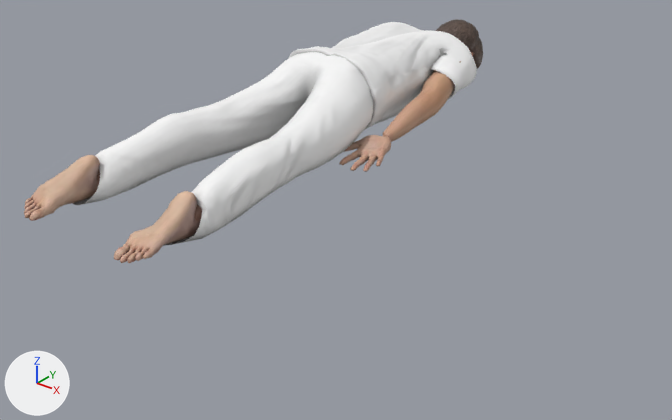
One commit to the glTF model public/models/back/patient.glb: the scene before it, then after it.
One viewpoint serves both versions: a camera (50 mm lens) standing at (1.67, -2.54, 1.84) and looking at (-0.13, -0.29, 0.45). Arrows for +X, +Y and +Z are at lower left; the lights stay in place. The older version comes first. Where no turn or scale is listed for an object, it has been applied to the vertices. Vertices at exactly the same position are counted once.

In view in the first picture: 'back_patient_hair', 'back_patient_pants', 'back_patient_shirt', 'back_patient_skin'.
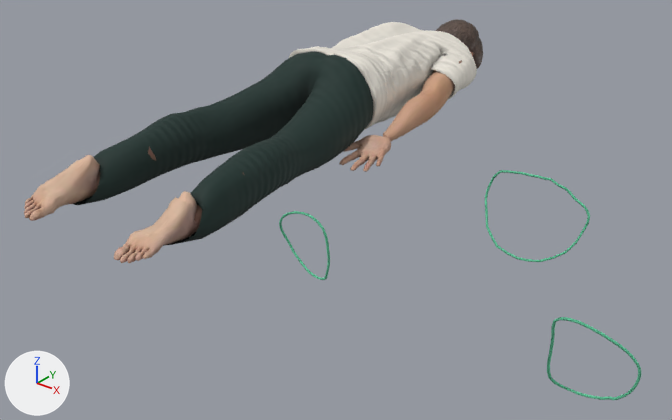
Pixel boxes (x1, y1, x2, y2) of what changed, in the pictures (672 x 420 px; the box of a moved part takes in the faces that stretch with it):
'back_patient_pants', surface changed, moved (darker)
    before: (73, 52, 373, 246)
    after: (74, 52, 373, 246)
'back_patient_skin', reshaped
    before: (24, 52, 473, 263)
    after: (24, 50, 473, 263)
'back_patient_shirt', surface changed, moved
    both: (289, 22, 477, 130)
'back_tailored_hem', added
    after: (279, 170, 641, 400)
part 1 of me_back_patient_skin, moved or reshaped
    before: (25, 155, 202, 263)
    after: (25, 147, 244, 262)
part 2 of me_back_patient_skin, moved or reshaped
    before: (340, 80, 434, 172)
    after: (339, 80, 435, 172)

Patch to the scene script:
```diff
--- a/public/models/back/patient.glb.py
+++ b/public/models/back/patient.glb.py
@@ mat_back_pants @@
 mat_back_pants = bpy.data.materials.new('back.pants')
-# nodes: BsdfPrincipled, NormalMap, OutputMaterial, TexImage x2
-# uses the picture img_back_patient_cloth
-# uses the picture img_male_casualsuit06_normal
+# nodes: BsdfPrincipled, Math x2, Mix, NormalMap, OutputMaterial, SeparateColor, TexImage x3
+# colours: dark cyan #17312c
+# uses the picture img_back_pants_detail_color
+# uses the picture img_back_pants_detail_normal
+# uses the picture img_back_pants_detail_orm
@@ mat_back_shirt @@
 mat_back_shirt = bpy.data.materials.new('back.shirt')
-# nodes: BsdfPrincipled, NormalMap, OutputMaterial, TexImage x2
-# uses the picture img_back_patient_cloth
-# uses the picture img_male_casualsuit06_normal
+# nodes: BsdfPrincipled, Math x2, Mix, NormalMap, OutputMaterial, SeparateColor, TexImage x3
+# colours: white #f4efe4
+# uses the picture img_back_shirt_detail_color
+# uses the picture img_back_shirt_detail_normal
+# uses the picture img_back_shirt_detail_orm
@@ me_back_patient_skin @@
 me_back_patient_skin.from_pydata(...)  # 10958 vertices, 21784 faces; spans x -0.3..0.3, y -0.87..0.87, z -0.11..0.11
+# me_back_patient_skin part 1: 392 vertices moved from x -0.22..0.22, y -0.87..-0.5, z -0.08..0.02 to x -0.22..0.22, y -0.87..-0.5, z -0.08..0.03; 75 vertices removed from x -0.21..0.21, y -0.74..-0.51, z -0.08..0.02; 75 vertices added at x -0.21..0.21, y -0.74..-0.51, z -0.07..0.01
+# me_back_patient_skin part 2: 335 vertices moved within x 0.14..0.29, y -0.12..0.32, z -0.08..0.03; 34 vertices removed from x 0.17..0.26, y -0.01..0.26, z -0.07..0.02; 34 vertices added at x 0.17..0.26, y -0.01..0.26, z -0.08..0.03
 me_back_patient_skin.materials.append(mat_back_skin)
@@ ob_back_patient_pants @@
 ob_back_patient_pants = bpy.data.objects.new('back_patient_pants', me_back_patient_pants)
-ob_back_patient_pants.location = (-0.002, -0.848, 0.943)
+ob_back_patient_pants.location = (-0.002, -0.848, 0.942)
@@ ob_back_tailored_hem @@
+ob_back_tailored_hem = bpy.data.objects.new('back_tailored_hem', me_back_tailored_hem)  # 1180 vertices, 1440 faces; spans x -0.84..0.84, y -0.46..0.46, z -0.22..0.22; in mat_back_tailored_cuff (green #8adfbf)
+ob_back_tailored_hem.location = (0.0, 0.545, -0.034)
```
